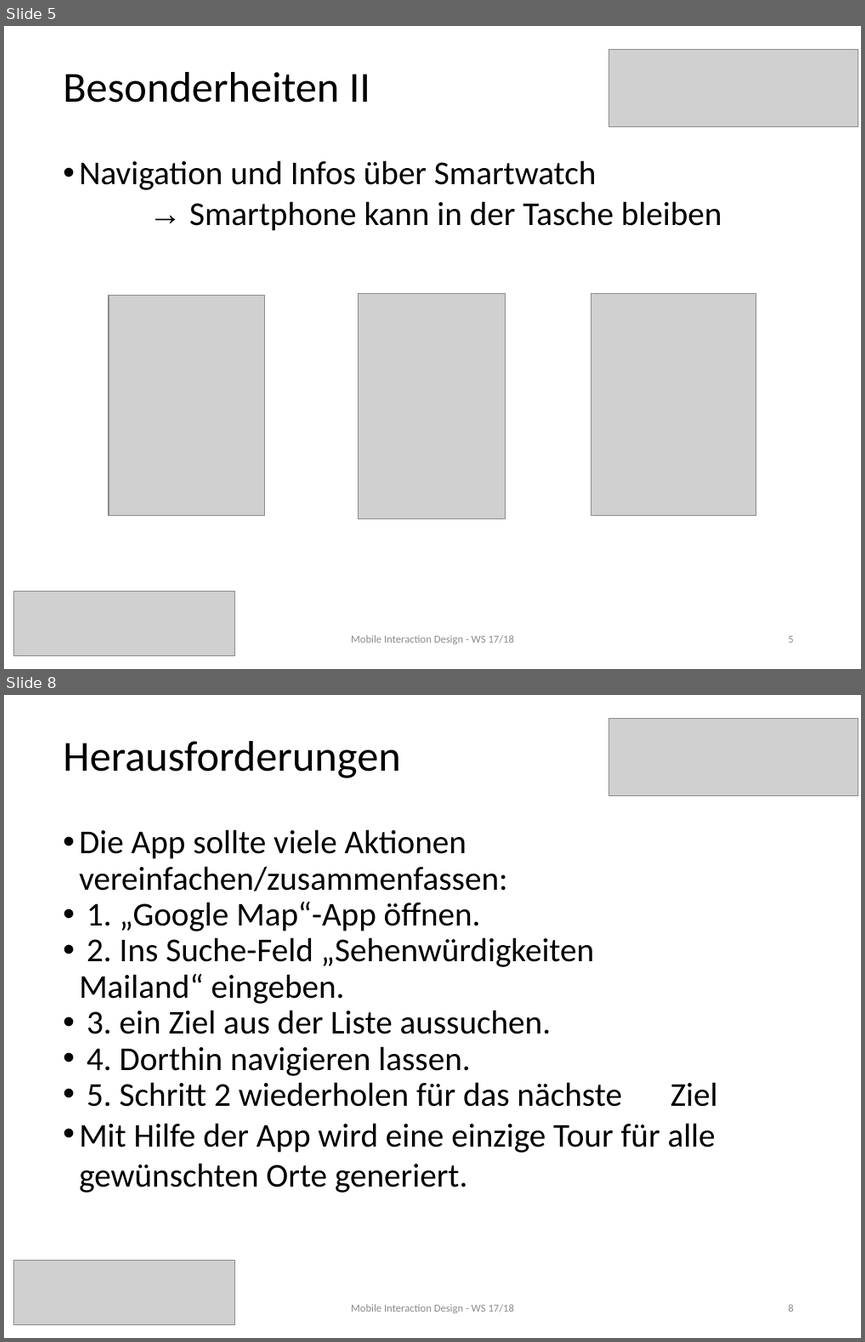
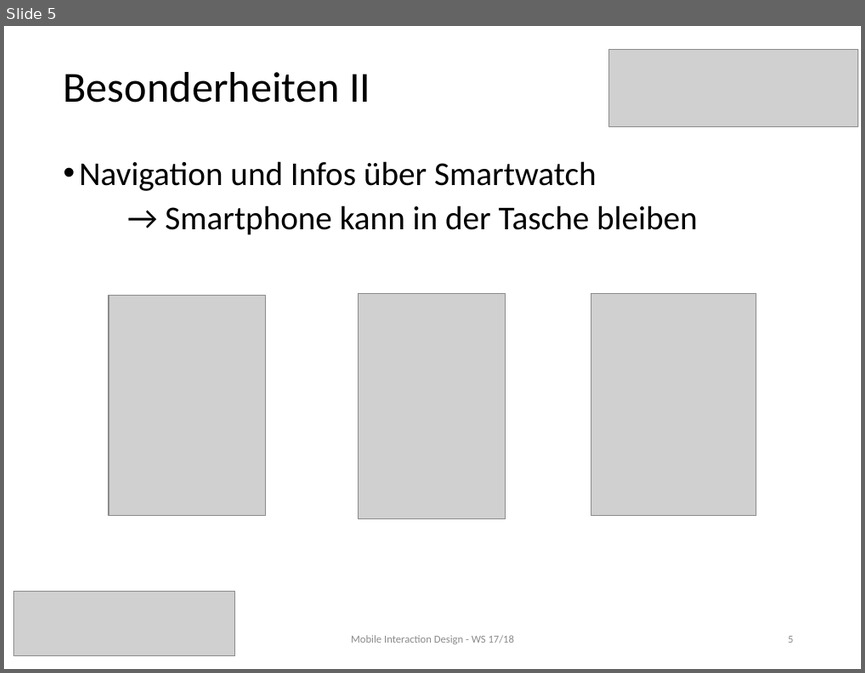
Before and after one commit to MIDw17group02/sightseeingApp, a slide deck: NiceTours Presentation.pptx. Shown one above the other, each under a label of ours: slides 5 and 8 before the commit, slide 5 after it; the slides between them are not shown. The pictures are 865x1342 and 865x673 pixels, drawn with LibreOffice and Linux fonts; fonts in the diff are those of the drawing; grey boxes stand for pictures. Boxes give left, top, right and bottom in pixels: in the first picture for what was removed or moved away, otherwise in the second. Text is boxed around its words. In the diff, an @@ line names an element or a change of style, - is before the commit and + after.

```diff
--- a/NiceTours Presentation.pptx
+++ b/NiceTours Presentation.pptx
@@ slide 8 removed at [4,695,861,1338], background #FFFFFF @@
@@ picture removed at [609,718,857,796] @@
@@ text removed at [63,741,400,778] @@
-Herausforderungen
@@ text removed at [79,829,718,1192] @@
-• Die App sollte viele Aktionen vereinfachen/zusammenfassen:
-• 1. „Google Map“-App öffnen.
-• 2. Ins Suche-Feld „Sehenwürdigkeiten Mailand“ eingeben.
-• 3. ein Ziel aus der Liste aussuchen.
-• 4. Dorthin navigieren lassen.
-• 5. Schritt 2 wiederholen für das nächste Ziel
-• Mit Hilfe der App wird eine einzige Tour für alle gewünschten Orte generiert.
@@ picture removed at [14,1259,235,1325] @@
@@ text removed at [351,1304,514,1313] @@
-Mobile Interaction Design - WS 17/18
@@ page number removed at [788,1304,793,1311] @@
-8
@@ slide 5 changed as well @@
@@ text "Navigation und Infos über Smartwatch" at [79,161,698,235]: font Arial to Calibri in "→"; more space between paragraphs; line spacing 1 to 0.9 @@
@@ text "Mobile Interaction Design - WS ..." at [351,635,514,644]: text colour #8B8B8B to #8C8C8C @@
```
Also in this commit, not shown: 7 other slides changed, 2 slides added, 2 other slides removed, 16 other files.
